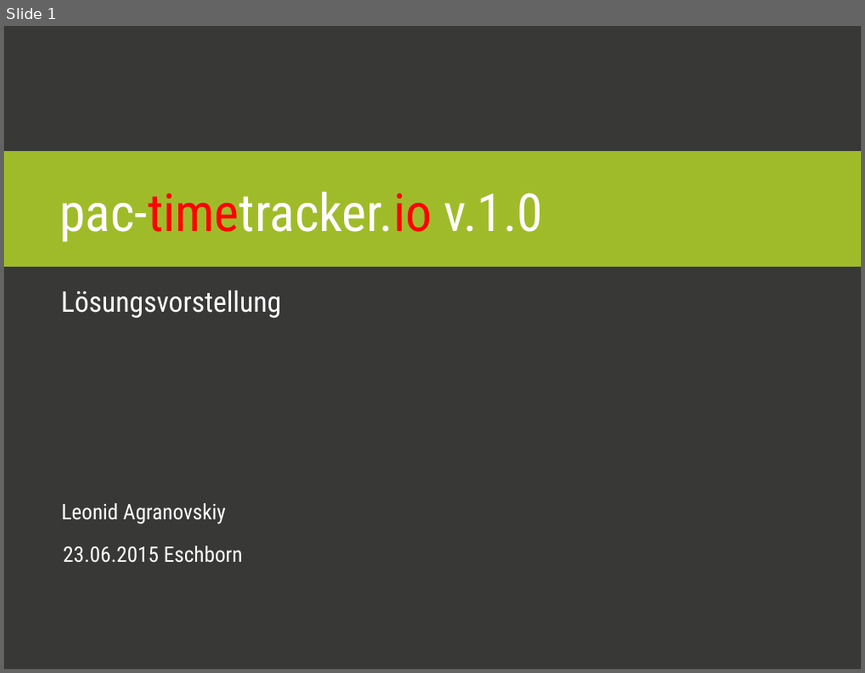
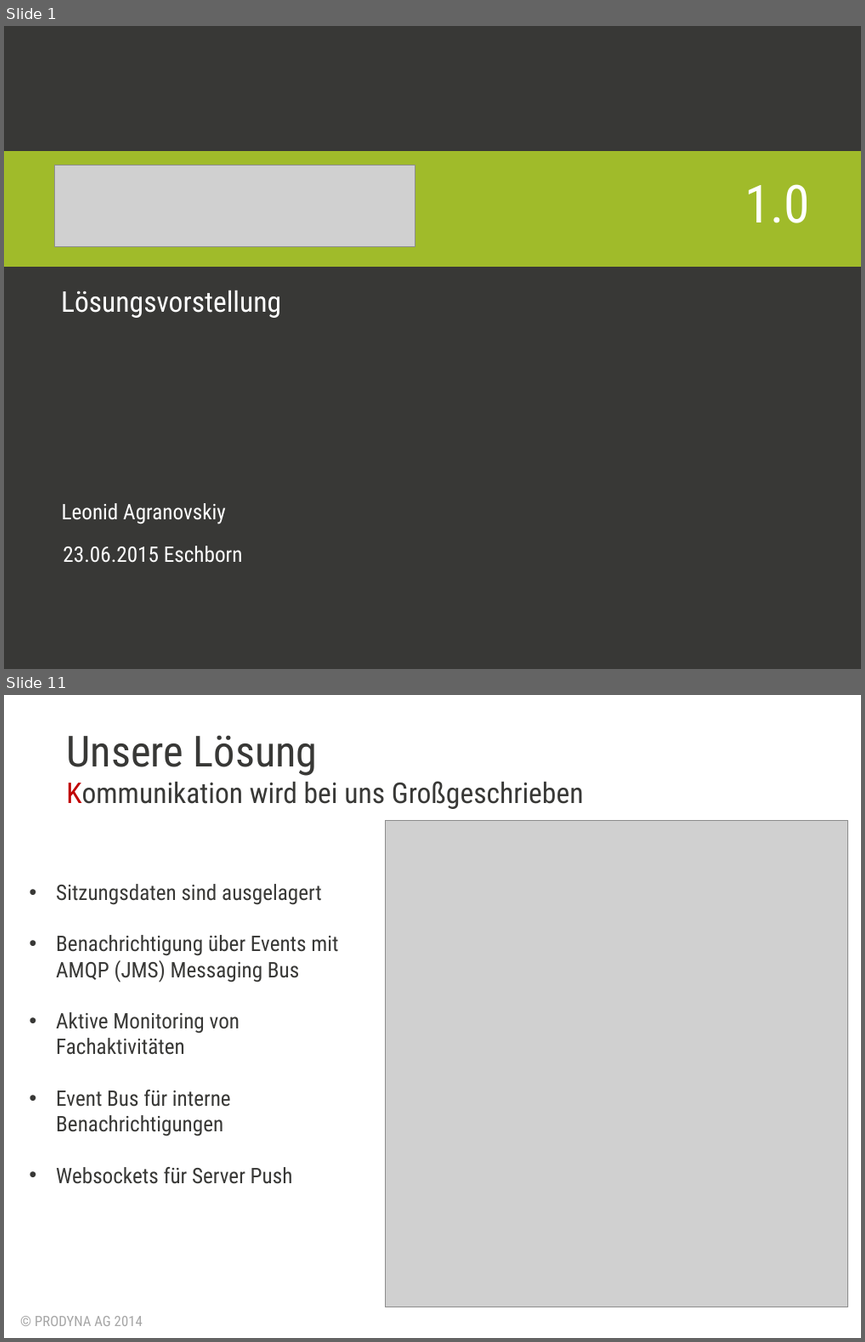
Before and after one commit to lagranovskiy/timetracker-server, a slide deck: doc/AbschlussPräsentation.pptx. Shown one above the other, each under a label of ours: slide 1 before the commit, slides 1 and 11 after it; the slides between them are not shown. The pictures are 865x673 and 865x1342 pixels, drawn with LibreOffice and Linux fonts; fonts in the diff are those of the drawing; grey boxes stand for pictures; background and template pictures are left out. Boxes give left, top, right and bottom in pixels: in the first picture for what was removed or moved away, otherwise in the second. Text is boxed around its words. In the diff, an @@ line names an element or a change of style, - is before the commit and + after.

```diff
--- a/doc/AbschlussPräsentation.pptx
+++ b/doc/AbschlussPräsentation.pptx
@@ slide 11 added at [4, 695, 861, 1338], background #FFFFFF @@
@@ title added at [67, 735, 318, 776], 36 pt, text #383836 @@
+Unsere Lösung
@@ subtitle added at [66, 781, 584, 809], 24 pt, text #383836 @@
+Kommunikation wird bei uns Großgeschrieben
@@ picture added at [386, 821, 847, 1308] @@
@@ text added at [56, 884, 338, 1184], 18 pt, text #383836 @@
+• Sitzungsdaten sind ausgelagert
+• Benachrichtigung über Events mit AMQP (JMS) Messaging Bus
+• Aktive Monitoring von Fachaktivitäten
+• Event Bus für interne Benachrichtigungen
+• Websockets für Server Push
@@ text added at [35, 1315, 143, 1326], 12 pt, text #A6A6A6 @@
+© PRODYNA AG 2014
@@ slide 1 changed as well @@
@@ picture added at [54, 165, 415, 246] @@
@@ title at [744, 184, 810, 223]: text changed @@
-pac-timetracker.io v.1.0
+1.0
```
Also in this commit, not shown: 1 other slide changed, 27 other slides added, 4 slides removed, 3 other files.
